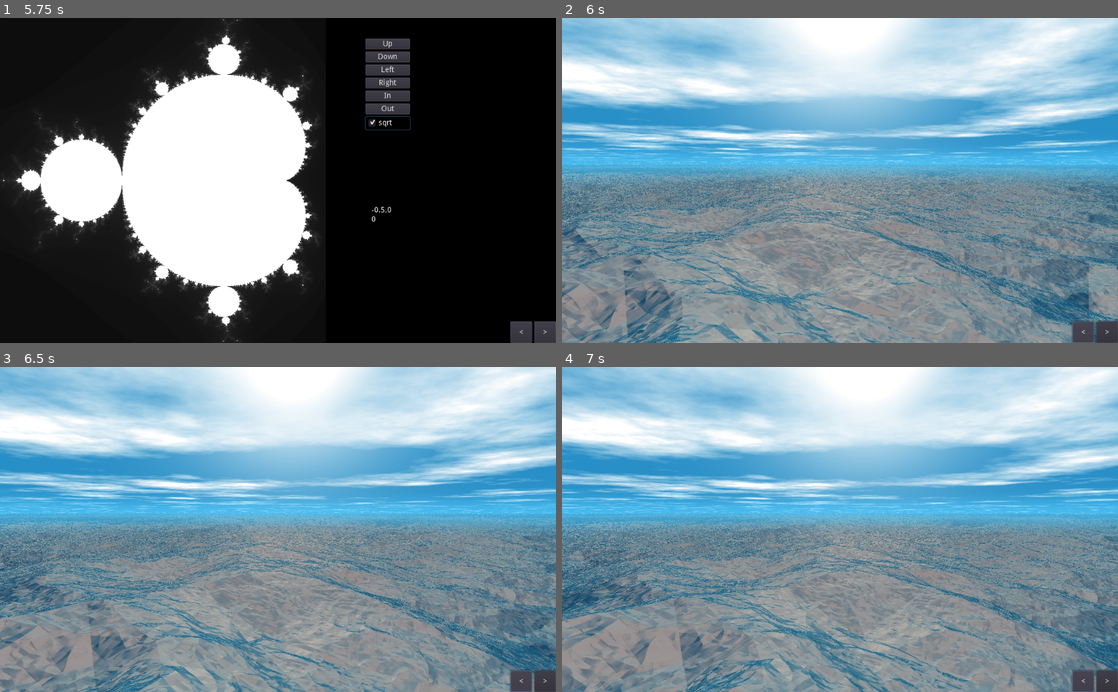
Above: before the commit, frames 1-4 (two rows, left to right).
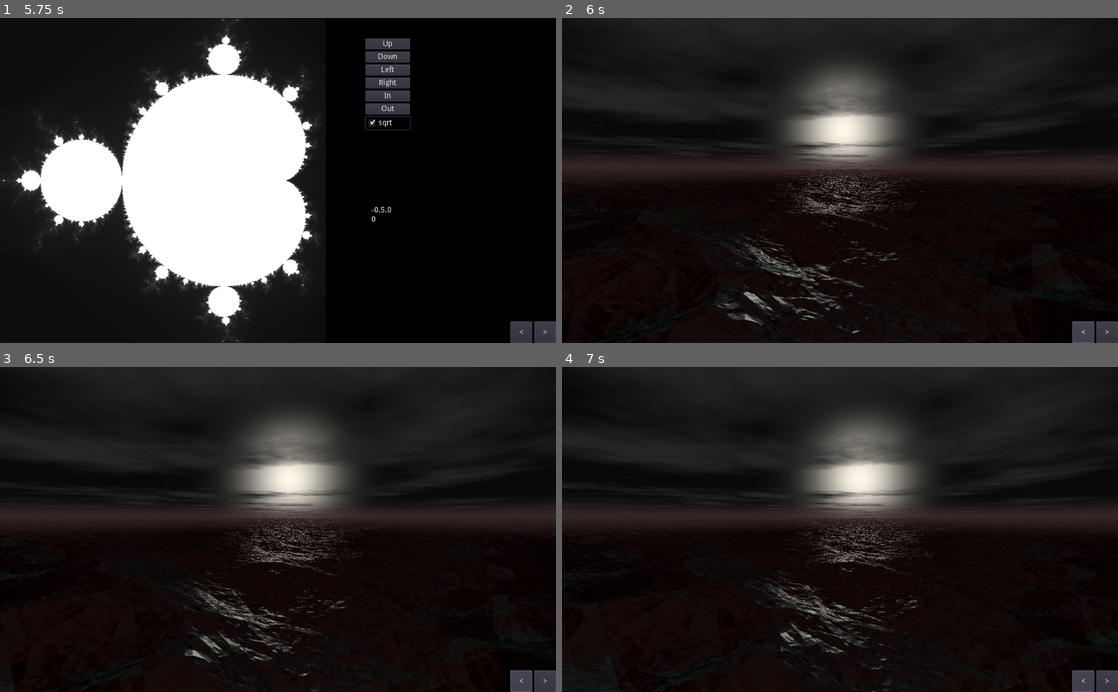
Above: after the commit, the same moments.

Repository: Castux/code-club
Game: Godot game, scene res://Root.tscn
Two runs of this game, one before a commit and one after it. Both use one fixed random seed, a clock stepped at 60 frames per second and the inputs below.
Inputs:
- Up to frame 1 (5.75 s): click "Up" at 0.5 s; click "Down" at 1.25 s; click "Left" at 2 s; click "Right" at 2.75 s; click "In" at 3.5 s; click "Out" at 4.25 s; click "sqrt" at 5 s
- Up to frame 2 (6 s): click "<" at 5.75 s
- Up to frame 3 (6.5 s): no input
- Up to frame 4 (7 s): hold D from 6.53 s (still down)

Frame 1 is identical in both runs. In frame 2, 99% of the frame differs, in the area x 0-100%, y 0-100%; in frame 3, 99%; in frame 4, 99%.

Commit message:
Added few parameters

Diff:
--- a/shadertoys/Root.tscn
+++ b/shadertoys/Root.tscn
@@ -36,5 +36,6 @@
 margin_bottom = 40.0
 rect_min_size = Vector2( 40, 0 )
 text = ">"
+
 [connection signal="pressed" from="HBoxContainer/Prev" to="." method="_on_Prev_pressed"]
 [connection signal="pressed" from="HBoxContainer/Next" to="." method="_on_Next_pressed"]
--- a/shadertoys/Waves/Waves.shader
+++ b/shadertoys/Waves/Waves.shader
@@ -8,7 +8,9 @@
 uniform float clip = 1000.0;
 uniform float fov = 2.0;
 uniform float time = 0.0;
+
 uniform vec3 sunDir = vec3(0,0.5,1);
+uniform float sunWidth = 20.0;
 
 uniform float fogWidth = 0.2;
 uniform vec4 fogColor : hint_color = vec4(1.0, 1.0, 1.0, 1.0);
@@ -16,6 +18,7 @@
 uniform vec4 sunColor : hint_color = vec4(1.0, 1.0, 1.0, 1.0);
 uniform vec4 skyColor : hint_color = vec4(0, 0.62, 0.95, 1.0);
 uniform vec4 waterColor : hint_color; // = vec4(35.0 / 255.0, 158.0 / 255.0, 133.0 / 255.0, 1.0);
+uniform vec4 cloudColor : hint_color;
 
 float map(float x, float a, float b, float u, float v)
 {
@@ -88,7 +91,7 @@
 	density *= 4.0;
 	density = clamp(density, 0.0, 1.0);
 
-	return vec4(1.0, 1.0, 1.0, density);
+	return vec4(cloudColor.xyz, density);
 }
 
 float water(vec2 p)
@@ -165,11 +168,14 @@
 vec3 sky(vec3 dir)
 {
 	float sundot = dot(dir, normalize(sunDir));
-	vec3 suncol = pow(clamp(sundot,0,1), 20.0) * sunColor.xyz * 1.2;
+	vec4 suncol = pow(clamp(sundot,0,1), sunWidth) * sunColor;
+
+	suncol = clamp(suncol, 0.0, 1.0);
 
 	vec3 one = vec3(1);
 
-    return one - (one - skyColor.xyz) * (one - suncol);
+   // return one - (one - skyColor.xyz) * (one - suncol);
+	return suncol.xyz * suncol.a + skyColor.xyz * (1.0 - suncol.a);
 }
 
 vec3 skyAndClouds(vec3 eye, vec3 ray)
--- a/shadertoys/Waves/Waves.tscn
+++ b/shadertoys/Waves/Waves.tscn
@@ -6,17 +6,19 @@
 [sub_resource type="ShaderMaterial" id=1]
 shader = ExtResource( 1 )
 shader_param/ratio = 2.0
-shader_param/maxIter = 1000
-shader_param/precision = 0.001
-shader_param/clip = 10000.0
-shader_param/fov = 1.0
+shader_param/maxIter = 500
+shader_param/precision = 0.01
+shader_param/clip = 5000.0
+shader_param/fov = 1.3
 shader_param/time = 0.0
-shader_param/sunDir = Vector3( 0, 0.5, 1 )
+shader_param/sunDir = Vector3( 0, 0.15, 1 )
+shader_param/sunWidth = 30.0
 shader_param/fogWidth = 0.04
-shader_param/fogColor = Color( 0.333333, 0.8, 1, 0.690196 )
-shader_param/sunColor = Color( 1, 1, 1, 1 )
-shader_param/skyColor = Color( 0.15564, 0.560865, 0.78125, 1 )
+shader_param/fogColor = Color( 0.266667, 0.192157, 0.192157, 0.690196 )
+shader_param/sunColor = Color( 1, 0.972549, 0.917647, 1 )
+shader_param/skyColor = Color( 0.0352941, 0.0352941, 0.0352941, 1 )
 shader_param/waterColor = Color( 0.0186157, 0.220939, 0.238281, 1 )
+shader_param/cloudColor = Color( 0.145098, 0.145098, 0.145098, 1 )
 
 [node name="Canvas" type="ColorRect"]
 material = SubResource( 1 )
